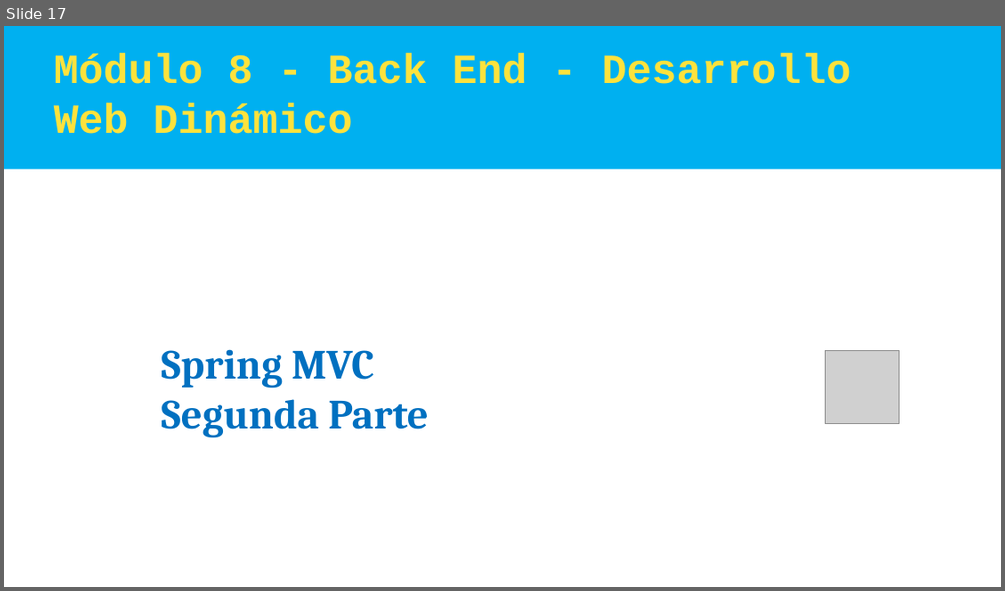
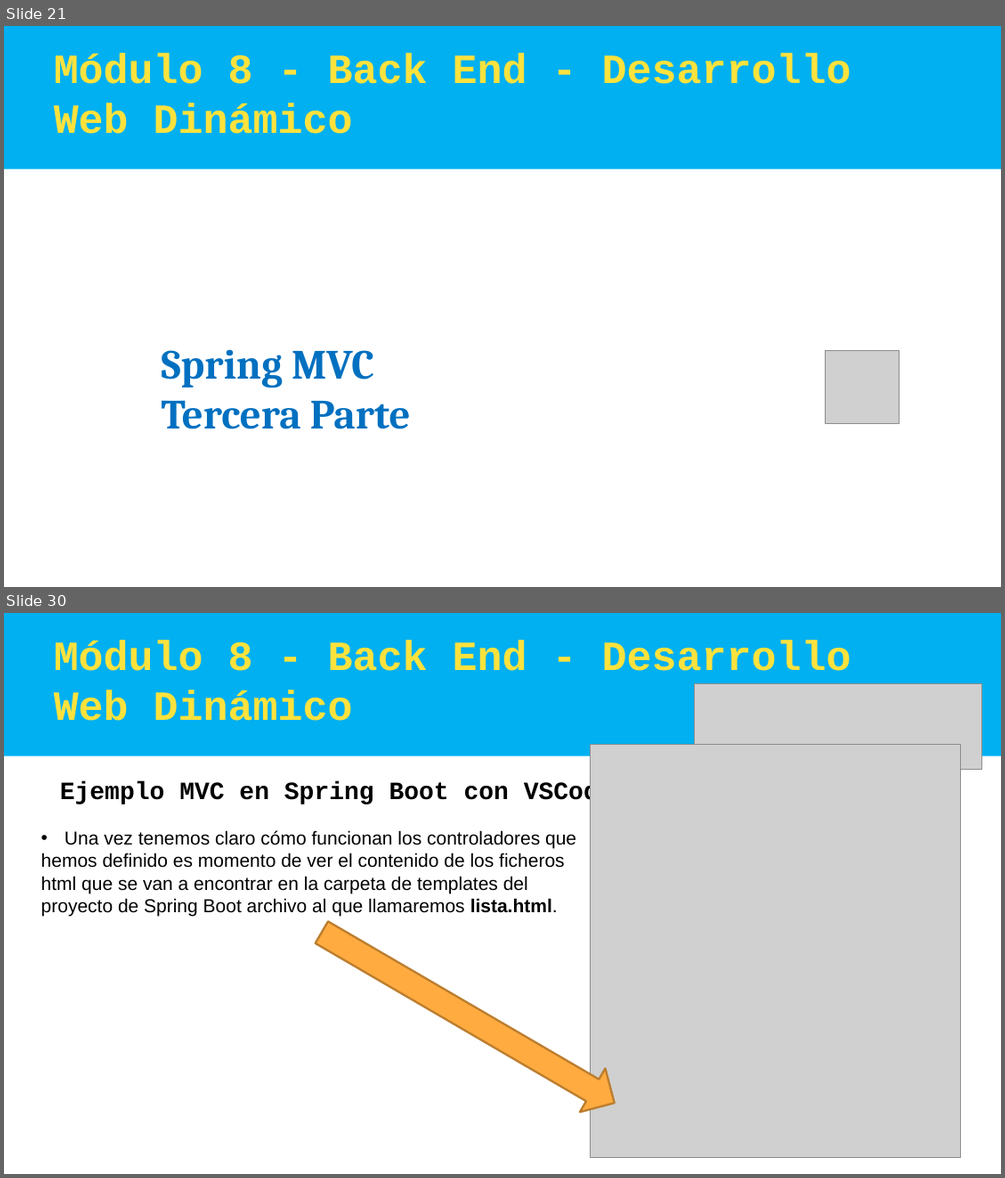
Before and after one commit to cesarprogramador/Angular, a slide deck: Argentina Programa - SpringBoot MVC.pptx. Shown one above the other, each under a label of ours: slide 17 before the commit, slides 21 and 30 after it; the slides between them are not shown. The pictures are 1005x591 and 1005x1178 pixels, drawn with LibreOffice and Linux fonts; fonts in the diff are those of the drawing; grey boxes stand for pictures. Boxes give left, top, right and bottom in pixels: in the first picture for what was removed or moved away, otherwise in the second. Text is boxed around its words. In the diff, an @@ line names an element or a change of style, - is before the commit and + after.

```diff
--- a/Argentina Programa - SpringBoot MVC.pptx
+++ b/Argentina Programa - SpringBoot MVC.pptx
@@ slide 30 added at (4,613,1001,1174), background #FFFFFF @@
@@ rectangle added at (4,613,1001,756), fill #00B0F0 @@
@@ text added at (54,641,851,721), 40 pt, text #FDE23D, bold @@
+Módulo 8 - Back End - Desarrollo Web Dinámico
@@ picture added at (695,684,982,770) @@
@@ picture added at (590,745,960,1158) @@
@@ text added at (60,781,614,806), 24 pt, text #000000, bold @@
+Ejemplo MVC en Spring Boot con VSCode
@@ text added at (41,830,576,916), 18 pt, text #000000 @@
+• Una vez tenemos claro cómo funcionan los controladores que
+hemos definido es momento de ver el contenido de los ficheros
+html que se van a encontrar en la carpeta de templates del
+proyecto de Spring Boot archivo al que llamaremos lista.html.
@@ right arrow added at (309,910,627,1125), fill #FFAB40, outline #BD7F2F 2 pt @@
@@ what was slide 17 is now slide 21 @@
@@ slide 21 changed as well @@
@@ text at (162,400,410,429): text changed @@
-Segunda Parte
+Tercera Parte
```
Also in this commit, not shown: 18 other slides changed, 30 other slides added, 1 slide removed.
